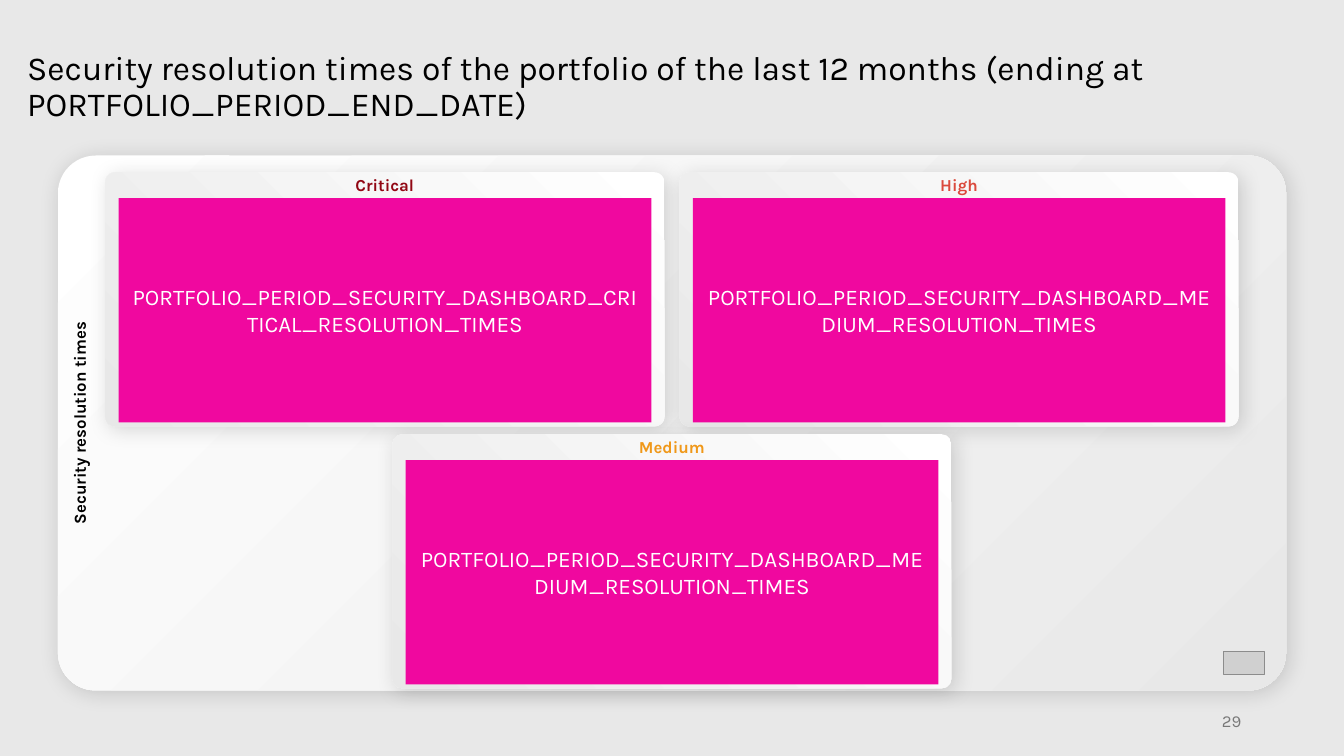
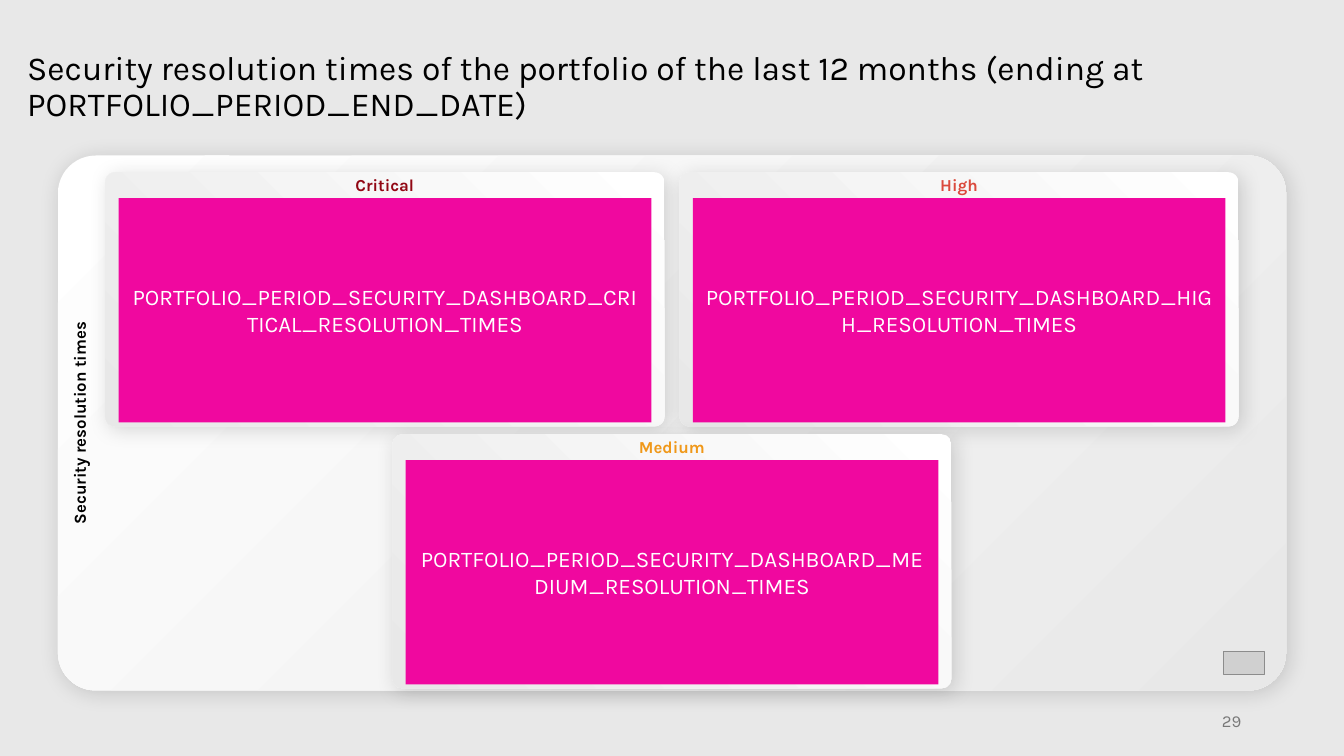
Before and after one commit to mardibiase/sigrid-integrations, a slide deck: slide 29 of report-generator/src/report_generator/presets/templates/portfolio-overview.pptx. Drawn at 1344x756 pixels with LibreOffice and Linux fonts; fonts in the diff are those of the drawing; grey boxes stand for pictures. Boxes give left, top, right and bottom in pixels: in the first picture for what was removed or moved away, otherwise in the second. Text is boxed around its words. In the diff, an @@ line names an element or a change of style, - is before the commit and + after.

Commit message:
update slide deck

```diff
--- a/report-generator/src/report_generator/presets/templates/portfolio-overview.pptx
+++ b/report-generator/src/report_generator/presets/templates/portfolio-overview.pptx
@@ text in rectangle at bbox=[706, 290, 1212, 333]: text changed @@
-PORTFOLIO_PERIOD_SECURITY_DASHBOARD_MEDIUM_RESOLUTION_TIMES
+PORTFOLIO_PERIOD_SECURITY_DASHBOARD_HIGH_RESOLUTION_TIMES
```
